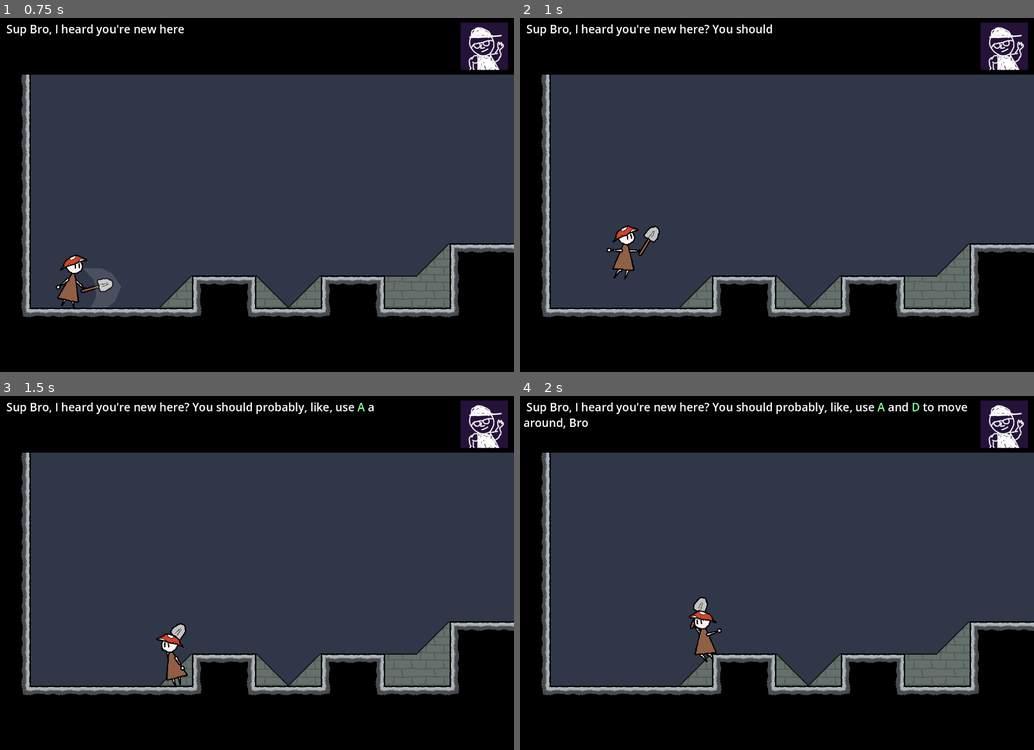
Above: before the commit, frames 1-4 (two rows, left to right).
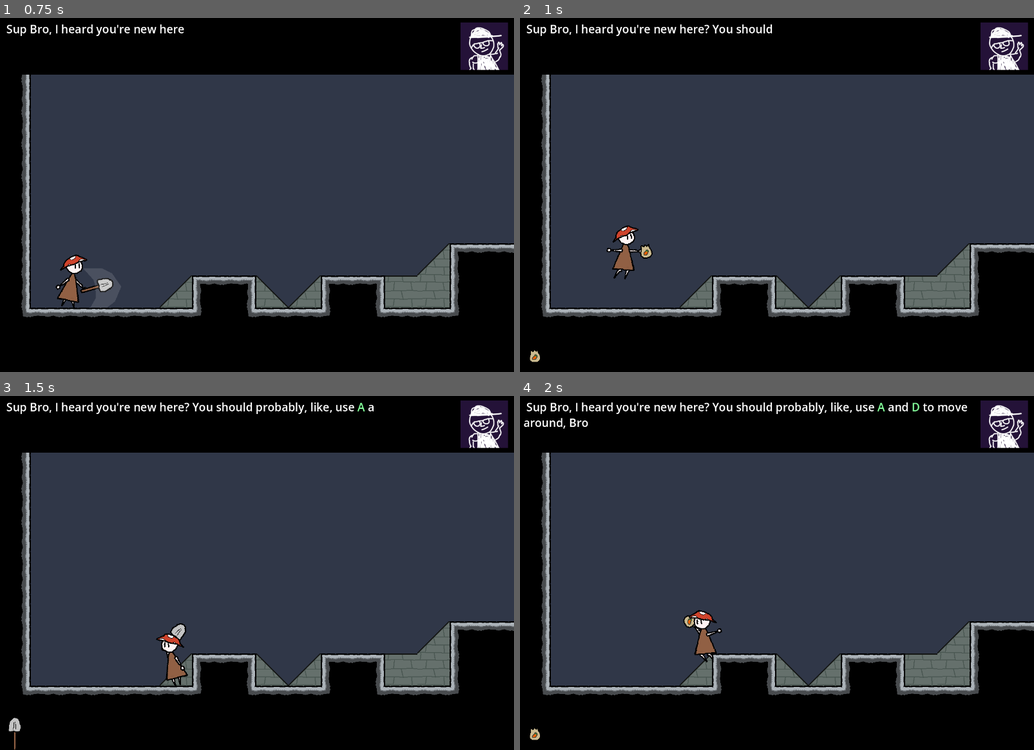
Above: after the commit, the same moments.

Repository: LordOfCheese1/farming_metroidvania
Game: Godot game, scene res://scenes/gameplay_scene.tscn
The game is run twice, just before and just after one commit, with the same random seed, the same clock (stepped at 60 frames per second) and the same inputs. Sound files missing from this copy of the repository are replaced by a short silence.
Inputs (mouse positions are in pixels of both pictures, inside the frame that each line leads up to):
- Up to frame 1 (0.75 s): tap Enter at 0.5 s; move the mouse to (370, 177) at 0.52 s; hold D (right) from 0.53 s (still down); click (370, 177) at 0.6 s
- Up to frame 2 (1 s): keep holding D (right); tap Space (jump) at 0.77 s; tap Mouse wheel down (scroll_down, bound only after the commit) at 0.8 s
- Up to frame 3 (1.5 s): keep holding D (right); move the mouse to (154, 590) at 1.27 s; tap Mouse wheel down (scroll_down, bound only after the commit) at 1.35 s
- Up to frame 4 (2 s): keep holding D (right); tap Space (jump) at 1.52 s; tap Mouse wheel up (scroll_up, bound only after the commit) at 1.55 s

Frame 1 is identical in both runs. In frame 2, 0.2% of the frame differs, in the area x 1-28%, y 58-98%; in frame 3, less than 0.1%; in frame 4, 0.2%.

Commit message:
weapon scrolling

Diff:
--- a/prefabs/entities/player.tscn
+++ b/prefabs/entities/player.tscn
@@ -716,7 +716,7 @@
 height = 104.0
 
 [sub_resource type="Theme" id="Theme_t1wv5"]
-default_font_size = 20
+default_font_size = 24
 
 [node name="player" type="CharacterBody2D"]
 script = ExtResource("1_40lhy")
@@ -788,19 +788,22 @@
 debug_color = Color(0.701961, 0, 0.670588, 0.419608)
 
 [node name="interact_text" type="RichTextLabel" parent="."]
+clip_contents = false
 anchors_preset = 8
 anchor_left = 0.5
 anchor_top = 0.5
 anchor_right = 0.5
 anchor_bottom = 0.5
-offset_left = -88.0
+offset_left = -104.0
 offset_top = -109.0
-offset_right = 154.0
-offset_bottom = -81.0
+offset_right = 138.0
+offset_bottom = -75.0
 grow_horizontal = 2
 grow_vertical = 2
 theme = SubResource("Theme_t1wv5")
 theme_override_colors/default_color = Color(1, 1, 1, 1)
+theme_override_colors/font_outline_color = Color(0, 0, 0, 1)
+theme_override_constants/outline_size = 12
 text = "$jump$ to interact."
 fit_content = true
 scroll_active = false
--- a/prefabs/level_elements/plant.tscn
+++ b/prefabs/level_elements/plant.tscn
@@ -15,5 +15,6 @@
 [node name="sprite" type="Sprite2D" parent="."]
 position = Vector2(40, 40)
 
+[connection signal="area_entered" from="." to="." method="_on_area_entered"]
 [connection signal="body_entered" from="." to="." method="_on_body_entered"]
 [connection signal="body_exited" from="." to="." method="_on_body_exited"]
--- a/project.godot
+++ b/project.godot
@@ -70,6 +70,16 @@
 "events": [Object(InputEventKey,"resource_local_to_scene":false,"resource_name":"","device":-1,"window_id":0,"alt_press …(182 unchanged characters)…
 ]
 }
+scroll_up={
+"deadzone": 0.5,
+"events": [Object(InputEventMouseButton,"resource_local_to_scene":false,"resource_name":"","device":-1,"window_id":0,"alt_pressed":false,"shift_pressed":false,"ctrl_pressed":false,"meta_pressed":false,"button_mask":8,"position":Vector2(235, 32),"global_position":Vector2(241, 94),"factor":1.0,"button_index":4,"canceled":false,"pressed":true,"double_click":false,"script":null)
+]
+}
+scroll_down={
+"deadzone": 0.5,
+"events": [Object(InputEventMouseButton,"resource_local_to_scene":false,"resource_name":"","device":-1,"window_id":0,"alt_pressed":false,"shift_pressed":false,"ctrl_pressed":false,"meta_pressed":false,"button_mask":16,"position":Vector2(200, 44),"global_position":Vector2(206, 106),"factor":1.0,"button_index":5,"canceled":false,"pressed":true,"double_click":false,"script":null)
+]
+}
 
 [rendering]
 
--- a/resources/weapons/seeds_carrot.tres
+++ b/resources/weapons/seeds_carrot.tres
@@ -1,10 +1,13 @@
-[gd_resource type="Resource" script_class="WeaponResource" load_steps=2 format=3 uid="uid://dpa85n8cnewmc"]
+[gd_resource type="Resource" script_class="WeaponResource" load_steps=3 format=3 uid="uid://dpa85n8cnewmc"]
 
 [ext_resource type="Script" path="res://scripts/resource_bases/weaponresource.gd" id="1_acn52"]
+[ext_resource type="Texture2D" uid="uid://brn22owe0xait" path="res://textures/weapons/seeds_carrot.png" id="2_wv51v"]
 
 [resource]
 script = ExtResource("1_acn52")
-weapon_type = "melee"
-default_rot = 0.0
-sprite_offset = Vector2(0, 0)
+weapon_type = "seeds"
+texture = ExtResource("2_wv51v")
+default_rot = 45.0
+sprite_offset = Vector2(10, 0)
 melee_damage = 0
+seed_id = "carrot"
--- a/scenes/gameplay_scene.tscn
+++ b/scenes/gameplay_scene.tscn
@@ -145,3 +145,8 @@
 libraries = {
 "": SubResource("AnimationLibrary_fee2k")
 }
+
+[node name="weapon" type="Node2D" parent="user_interface"]
+
+[node name="sprite" type="Sprite2D" parent="user_interface/weapon"]
+position = Vector2(40, 840)
--- a/scripts/autoloads/farm_manager.gd
+++ b/scripts/autoloads/farm_manager.gd
@@ -1,6 +1,6 @@
 extends Node2D
 
-var plant_table = {
+var plant_table = { # [texture file, amt of growth stages]
 	"carrot" : [load("res://textures/plants/carrot.png"), 3]
 }
 var plants_in_proximity = []
@@ -15,4 +15,4 @@
 		var the_plant_in_question = plants_in_proximity[0]
 		the_plant_in_question.stage = 0
 		the_plant_in_question.max_stage = plant_table[plant_id][1]
-		the_plant_in_question.update_visuals()
+		the_plant_in_question.update_visuals(plant_table[plant_id][0])
--- a/scripts/components/weapon.gd
+++ b/scripts/components/weapon.gd
@@ -1,8 +1,12 @@
 extends Node2D
 
 @export var weapon_resource : WeaponResource
-@export var player_path : NodePath
 var melee_attack_cd = 0
+var current_weapon_index = 0
+var weapons_available = { # filename : quantity, -1 is infite
+	"shovel" : -1,
+	"seeds_carrot" : 1
+}
 signal melee_used
 signal throw_used
 
@@ -16,6 +20,11 @@
 		$sprite.texture = null
 		$sprite.rotation_degrees = 0.0
 		$sprite.offset = Vector2(0, 0)
+
+	if Input.is_action_just_pressed("scroll_up"):
+		cycle_weapons(-1)
+	if Input.is_action_just_pressed("scroll_down"):
+		cycle_weapons(1)
 
 
 func _physics_process(_delta):
@@ -38,6 +47,8 @@
 			"throwable":
 				throw_attack()
 				emit_signal("throw_used")
+			"seeds":
+				use_seeds()
 
 
 func melee_attack():
@@ -47,3 +58,26 @@
 
 func throw_attack():
 	pass
+
+
+func use_seeds():
+	FarmManager.plant_a_plant(weapon_resource.seed_id)
+
+
+func cycle_weapons(dir : int):
+	current_weapon_index += dir
+	if current_weapon_index > len(weapons_available) - 1:
+		current_weapon_index = 0
+	if current_weapon_index < 0:
+		current_weapon_index = len(weapons_available) - 1
+	if weapons_available[weapons_available.keys()[current_weapon_index]] != 0:
+		weapon_resource = load("res://resources/weapons/" + weapons_available.keys()[current_weapon_index] + ".tres")
+		interface_update()
+	else:
+		cycle_weapons(dir)
+
+
+func interface_update():
+	if Globals.gameplay_scene_active:
+		var display_sprite = get_tree().current_scene.get_node("user_interface/weapon/sprite")
+		display_sprite.texture = weapon_resource.texture
--- a/scripts/level_elements/plant.gd
+++ b/scripts/level_elements/plant.gd
@@ -8,9 +8,15 @@
 	add_to_group("plant")
 
 
-func update_visuals():
-	$sprite.hframes = max_stage
-	$sprite.frame = stage
+func update_visuals(tex : Texture):
+	var plant_sprite = $sprite
+	plant_sprite.texture = tex
+	plant_sprite.hframes = max_stage
+	plant_sprite.frame = stage
+
+
+func attempt_harvest():
+	pass
 
 
 func _on_body_entered(body):
@@ -22,3 +28,8 @@
 	if body.is_in_group("player"):
 		if FarmManager.plants_in_proximity.has(self):
 			FarmManager.plants_in_proximity.erase(self)
+
+
+func _on_area_entered(area):
+	if area.is_in_group("hurtbox"):
+		attempt_harvest()
--- a/scripts/resource_bases/weaponresource.gd
+++ b/scripts/resource_bases/weaponresource.gd
@@ -6,3 +6,4 @@
 @export var default_rot : float = 0.0
 @export var sprite_offset : Vector2 = Vector2(0, 0)
 @export var melee_damage : int = 0
+@export var seed_id : String
Binary file added: textures/fx/down_arrow.png
Not shown, added: textures/fx/down_arrow.png.import
Binary file added: textures/interface/weapon_bubble.png
Not shown, added: textures/interface/weapon_bubble.png.import
